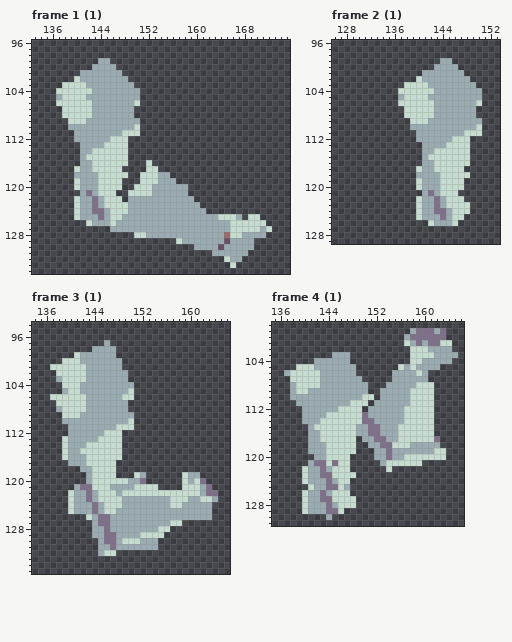
Pixel-art file -- resources/kid/unpacked/asesprite/hands/gauntlets_right.aseprite. Above is the file before it was changed.
256x256 pixels, 64 frames. Shown: frame 1 (1): x 133..175, y 96..134; frame 2 (1): x 126..153, y 96..129; frame 3 (1): x 134..166, y 94..135; frame 4 (1): x 135..166, y 98..131. The commit also changed other frames, which this record leaves out.
New version:
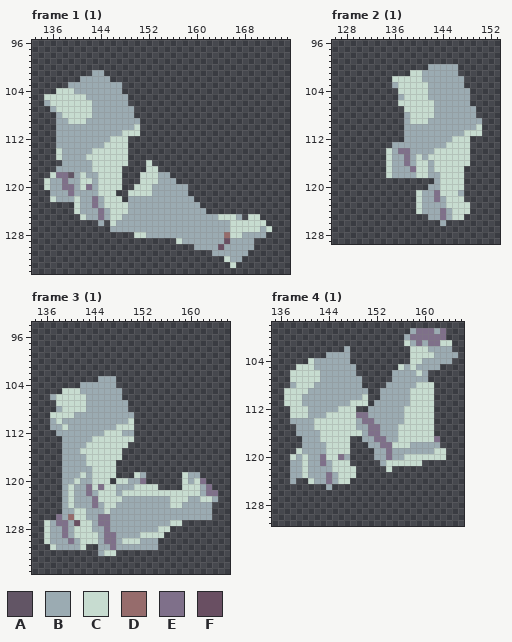
Palette (. is transparent): A #625565  B #9babb2  C #c7dcd0  D #966c6c  E #7f708a  F #694f62
Change:
--- frame 1 (1), layers "idle", "running"
@@ x 133..152 @@
  98 ....................
- 99 ...........BB.......
-100 ..........BBBB......
-101 ........BBBBBBB.....
-102 .......CBBBBBBBB....
-103 .....CCCCBBBBBBBB...
-104 ....CCCCCCBBBBBBBB..
-105 ....BCCCCBBBBBBBBB..
-106 ....CCCCCCBBBBBBBC..
-107 .....CCCCCBBBBBBB...
-108 .....CCCCCBBBBBBB...
-109 ......CCCBBBBBBBBB..
-110 ......BBBBBBBBBBBC..
-111 .......BBBBBBBBCCC..
-112 .......BBBBBBCCC....
-113 ........BBBBCCCC....
-114 ........BBCCCCCC....
-115 ........BCCCCCCC....
-116 ........BBCCCCCC...C
-117 .......CBBCCCCC....C
-118 .......BBBBCCCCC..CC
-119 .......CBBBCCCC...CC
-120 .......CBBBCCCC..CCC
-121 ........BEBCCC..CCCC
-122 .......CBBEBCCC.BBBB
+ 99 ....................
+100 ....................
+101 ..........BB........
+102 ........BBBBB.......
+103 ......BBBBBBBBB.....
+104 ....CCCBBBBBBBB.....
+105 ..CCCCCCCBBBBBBB....
+106 ..BCCCCCCCBBBBBB....
+107 ...BCCCCCCBBBBBBB...
+108 ....BCCCCCBBBBBBB...
+109 ....BBCCCBBBBBBBBB..
+110 ....BBBBBBBBBBBBBC..
+111 ....BBBBBBBBBBBCCC..
+112 ....BBBBBBBBBCCC....
+113 ....BBBBBBBBCCCC....
+114 ....CBBBBBCCCCCC....
+115 ....CBBBBCCCCCCC....
+116 .....BBBBBCCCCCC...C
+117 ....BBBBBBCCCCC....C
+118 ...CEEABCBBCCCC...CC
+119 ..CBBEBBCCBCCCC...CC
+120 ..CBBEEBCEBCCCC..CCC
+121 ...BBBEBBBBCCC..CCCC
+122 ...CBBBCBBEBCCC.BBBB
 123 .......CBBEBCCCCBBBB
-124 .......CBBEEBCCCBBBB
-125 .......CBBBEBCCBBBBB
-126 .........CBBBCBBBBBB
+124 .......CBBBEBCCCBBBB
+125 ........CBBEBCCBBBBB
+126 ...........B.CBBBBBB
 127 .............BBBBBBB
--- frame 2 (1), layers "idle", "running"
@@ x 126..153 @@
  98 ............................
- 99 ..................BB........
-100 .................BBBB.......
-101 ...............BBBBBBB......
-102 ..............CBBBBBBBB.....
-103 ............CCCCBBBBBBBB....
-104 ...........CCCCCCBBBBBBBB...
-105 ...........BCCCCBBBBBBBBB...
-106 ...........CCCCCCBBBBBBBC...
+ 99 ............................
+100 ................BBBBB.......
+101 .............CCBBBBBB.......
+102 ..........CCCCCBBBBBBB......
+103 ..........BCCCCCBBBBBB......
+104 ...........CCCCCBBBBBBB.....
+105 ...........BCCCCBBBBBBB.....
+106 ...........CCCCCCBBBBBB.....
 107 ............CCCCCBBBBBBB....
-108 ............CCCCCBBBBBBB....
-109 .............CCCBBBBBBBBB...
-110 .............BBBBBBBBBBBC...
-111 ..............BBBBBBBBCCC...
-112 ..............BBBBBBCCC.....
-113 ...............BBBBCCCC.....
-114 ...............BBCCCCCC.....
-115 ...............BCCCCCCC.....
-116 ...............BBCCCCCC.....
-117 ..............CBBCCCCC......
-118 ..............BBBBCCCCC.....
-119 ..............CBBBCCCC......
-120 ..............CBBBCCCC......
-121 ...............BEBCCC.......
+108 ............BCCCCBBBBBBB....
+109 ............BCCCBBBBBBBBB...
+110 ............BBBBBBBBBBBBC...
+111 ............BBBBBBBBBBCCC...
+112 ............BBBBBBBBCCC.....
+113 ..........BBBBBBBBBCCCC.....
+114 .........CBEEBBBBCCCCCC.....
+115 .........CBBEBCBCCCCCCC.....
+116 .........CBBEBCCBCCCCCC.....
+117 .........CBBBECCBCCCCC......
+118 .........CBBBBCCBBCCCC......
+119 .................BCCCC......
+120 ................BBCCCC......
+121 ..............CBBECCCB......
 122 ..............CBBEBCCC......
-123 ..............CBBEBCCCC.....
-124 ..............CBBEEBCCC.....
-125 ..............CBBBEBCC......
-126 ................CBBBC.......
+123 ..............CBBBBCCCC.....
+124 ..............CBBBEBCCC.....
+125 ................BBEBCC......
+126 ..................B.........
 127 ............................
--- frame 3 (1), layers "idle", "running"
@@ x 134..152 @@
  96 ...................
- 97 ............B......
- 98 ..........BBBB.....
- 99 .......CBBBBBB.....
-100 .....CCCBBBBBBB....
-101 ...CCCCCCBBBBBB....
-102 ....CCCCCBBBBBBB...
-103 ....BCCCCBBBBBBB...
-104 .....CCCBBBBBBBBB..
-105 .....BCCBBBBBBBBC..
-106 ...CCCCCCBBBBBBCC..
+ 97 ...................
+ 98 ...................
+ 99 ...................
+100 ...................
+101 ...................
+102 ...................
+103 ...........BBB.....
+104 ........BBBBBB.....
+105 .....CCCBBBBBBB....
+106 ...BCCCCCBBBBBB....
 107 ....CCCCCBBBBBBB...
 108 ....BCCCCBBBBBBB...
-109 .....CCCBBBBBBBBB..
-110 .....BBBBBBBBBBBC..
-111 ......BBBBBBBBCCC..
-112 ......BBBBBBCCC....
-113 .....CBBBBBCCCC....
-114 .....CBBBCCCCCC....
-115 .....CBBCCCCCCC....
-116 .....CBBBCCCCCC....
-117 ......BBBCCCCC.....
-118 ........BBCCCC.....
-119 .........BCCCC...CB
-120 .........BCCCCCCBBE
-121 .......BEECCCBBBBCC
-122 ......CBBEBCCCBCCCC
-123 ......CBBEBCCCCBBBB
-124 ......CBBBEBCCCBBBB
-125 ......CBBBEBCCBBBBB
-126 .........CBEEBBBBBB
-127 ..........BEEBBBBBB
-128 ..........BBEBBBBBB
-129 ..........BBEEBBBBC
-130 ...........BEEBCCCB
-131 ...........BBEBBBBB
+109 ...CCCCBBBBBBBBBB..
+110 ...BCBBBBBBBBBBBC..
+111 ...BBCBBBBBBBBCCC..
+112 ....BBBBBBBBCCCBB..
+113 .....BBBBBCCCCCCC..
+114 .....BBBBCCCCCCC...
+115 .....BBBCCCCCCC....
+116 .....BBBBCCCCCC....
+117 .....BBBBCCCCC.....
+118 .....BBBBBCCCC.....
+119 .....BBBCBCCCC...CB
+120 .....BBCBBCCC.CCBBE
+121 .....BCBBECECCBBBCC
+122 .....BCBBEBCCCBCCCC
+123 .....BCBBBECCCCBBBB
+124 .....BCBBBEBCCBBBBB
+125 .....BBCCBBBCBBBBBB
+126 ....EBDCCBBEEBBBBBB
+127 ..CBEEBFCCBEEBBBBBB
+128 ..CBBEBCCCBBEBBBBBB
+129 ..CBBEBCCCCBEEBBBBC
+130 ..CBBBEBCCCBEEBCCCB
+131 ...CBBBBC..BBEBBBBB
 132 ...........BCC.....
--- frame 4 (1), layers "idle", "running"
@@ x 135..153 @@
 101 ...................
-102 ...................
-103 ..........BBB......
-104 .......BBBBBB......
+102 ............B......
+103 .........BBBB......
+104 ......CBBBBBB......
 105 ....CCCBBBBBBB.....
-106 ..BCCCCCBBBBBB.....
+106 ...CCCCCBBBBBB.....
 107 ...CCCCCBBBBBBB....
-108 ...BCCCCBBBBBBBB...
-109 ...BCCBBBBBBBBBB..B
-110 ...BBBBBBBBBBBBCC.B
-111 ....BBBBBBBBBCCC.BB
-112 .....BBBBBBCCCC.BBB
-113 .....BBBBCCCCCCEBBB
-114 .....BBBCCCCCCCEEBB
-115 ......BCCCCCCCBBEEB
-116 ......BBCCCCCCBBEEB
-117 ......BBCCCCCC.BBEE
-118 ......BBBCCCCC..BBE
-119 ......BBBCCCCC...BB
-120 .......BBCCCC....BB
-121 ......BEECECC.....B
-122 .....CBBEBCCC......
-123 .....CBBEECCCC.....
-124 .....CBBBEBCC......
-125 ......CBBEECB......
-126 .....CBBEBCCC......
-127 .....CBBEECCCC.....
-128 .....CBBBEBCCC.....
-129 .....CBBBEEC.......
-130 .........B.........
+108 ...BCCCBBBBBBBB....
+109 ..CCCCBBBBBBBBBB..B
+110 ..CCCBBBBBBBBBBC..B
+111 ..CCCBBBBBBBBCCC.BB
+112 ...CCCBBBBBCCC..BBB
+113 ...CCCBBBCCCCCEEBBB
+114 ...BBBBCCCCCCCBEEBB
+115 ....BBBCCCCCCCBBEEB
+116 ....BBBBCCCCCCCBEEB
+117 .....BBBCCCCC..BBEE
+118 .....BBBBCCCC...BBE
+119 ....CBBBBCCCC....BB
+120 ...CBCBBECCEB....BB
+121 ...BBCBBEBCCC.....B
+122 ...BBCBBBBCCCC.....
+123 ...BBCBBBEBCCC.....
+124 ...B..CBBEBCC......
+125 .........B.........
+126 ...................
+127 ...................
+128 ...................
+129 ...................
+130 ...................
 131 ...................
Pixel boxes of the changes (left, top, right, bottom) in both pictures:
changed: (44, 58, 140, 226)
changed: (392, 58, 482, 106)
changed: (386, 112, 458, 226)
changed: (458, 172, 470, 196)
changed: (44, 340, 134, 550)
changed: (284, 346, 374, 520)
